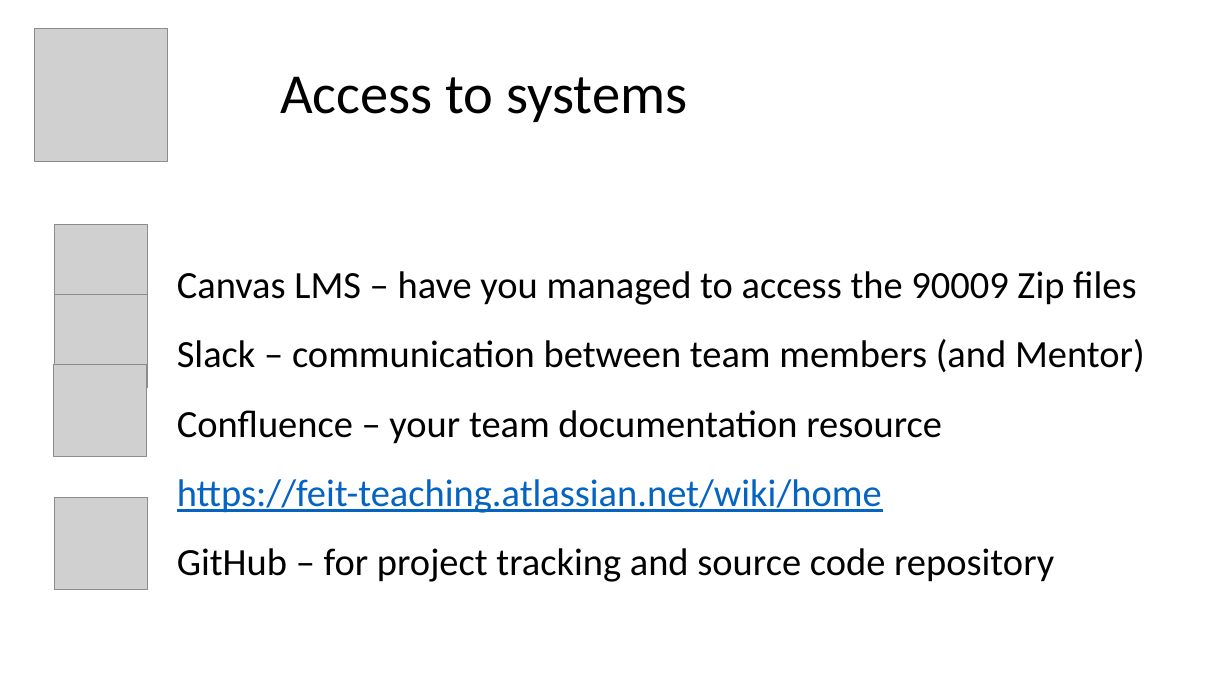
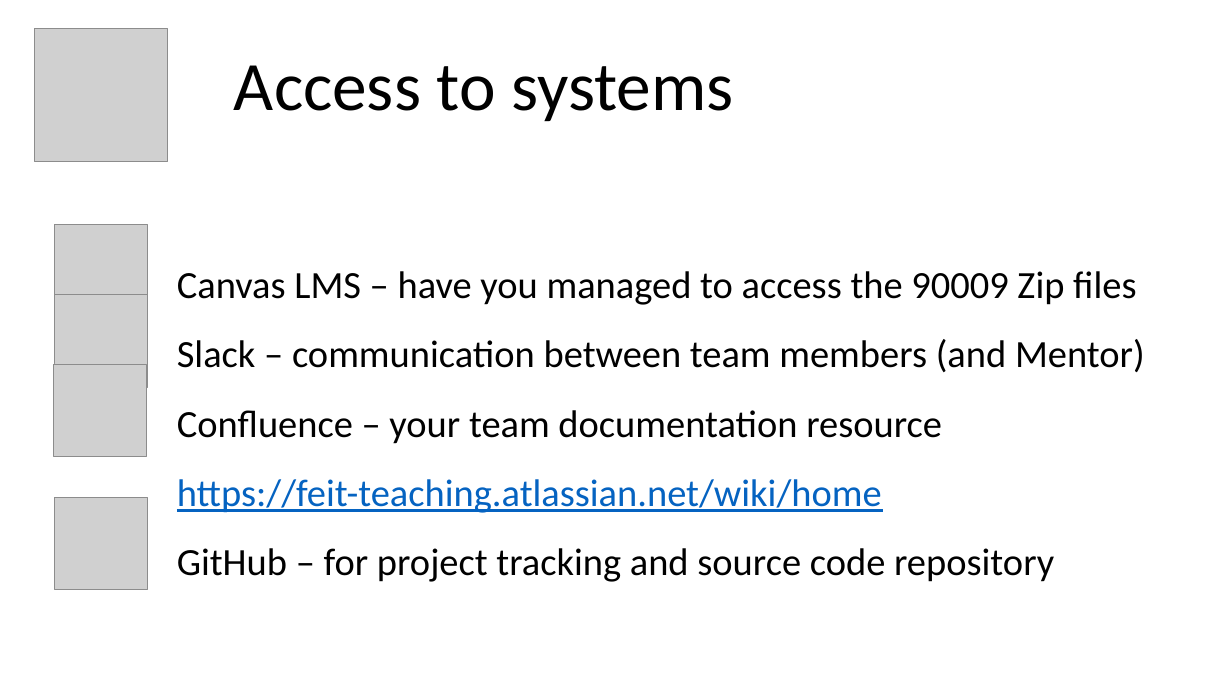
Before and after one commit to paulcalverley/paulcalverley, a slide deck: slide 9 of Week2_2025_VI.pptx (slide 10 before the commit). Drawn at 1232x693 pixels with LibreOffice and Linux fonts; fonts in the diff are those of the drawing; grey boxes stand for pictures. Boxes give left, top, right and bottom in pixels: in the first picture for what was removed or moved away, otherwise in the second. Text is boxed around its words. In the diff, an @@ line names an element or a change of style, - is before the commit and + after.

```diff
--- a/Week2_2025_VI.pptx
+++ b/Week2_2025_VI.pptx
@@ title "Access to systems" at (x1=234, y1=65, x2=734, y2=122): size 44 to 54 pt @@
```
Also in this commit, not shown: 1 other slide changed, 1 other file.
